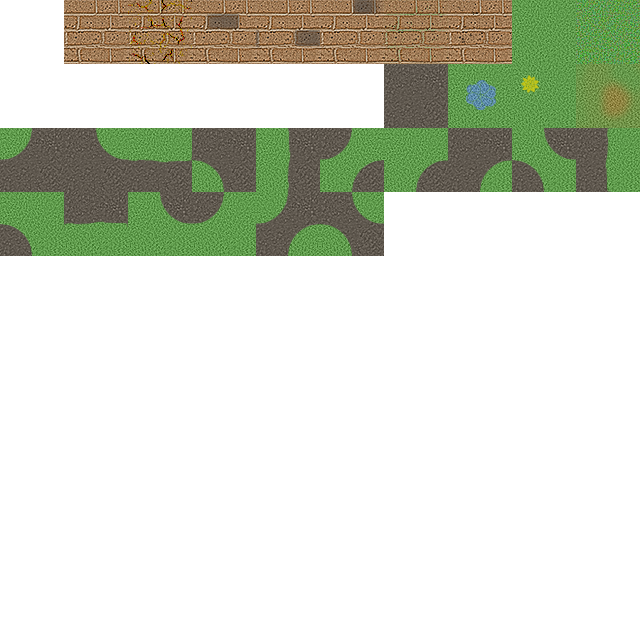
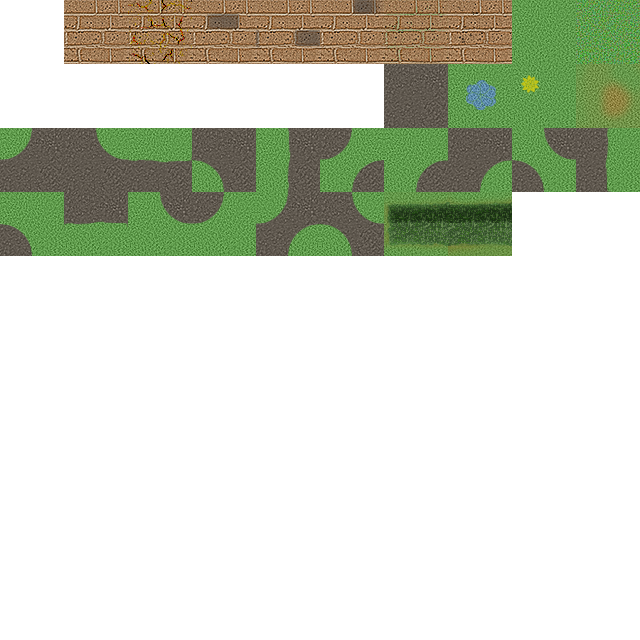
The second 640px x 640px image is a revision of the first. Changes to its layers:
added layer "Layer 21" above "Layer 20" over <box>448,192,512,256</box>
added layer "Layer 20" above "Layer 19" over <box>384,192,448,256</box>
